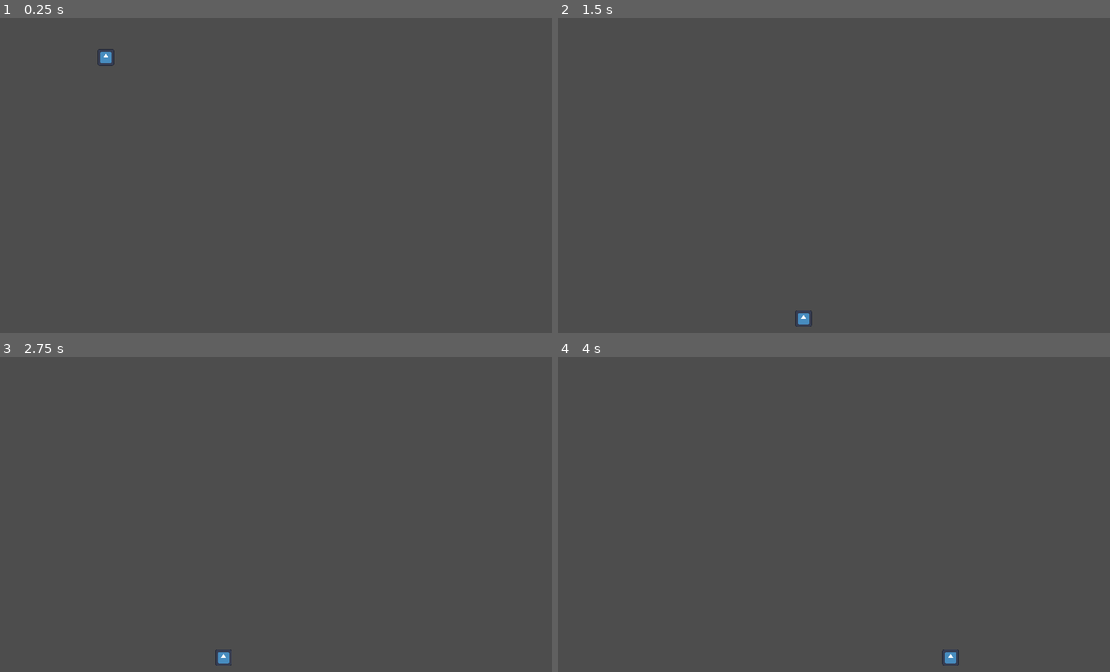
Above: before the commit, frames 1-4 (two rows, left to right).
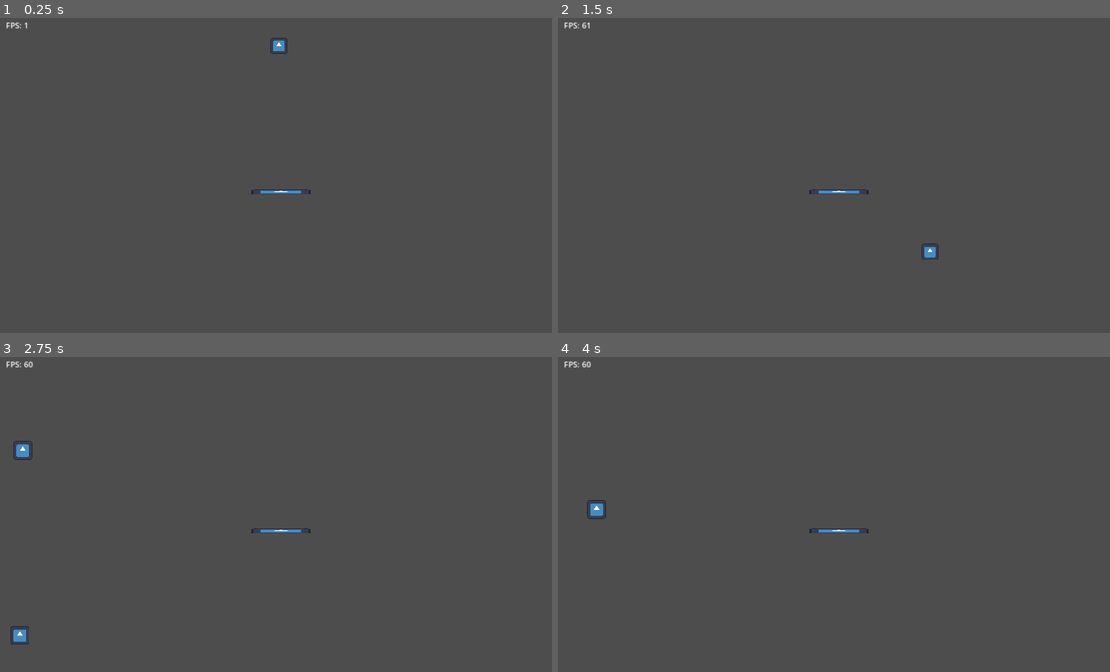
Above: after the commit, the same moments.

Repository: pengpa0012/2d-platform-shooter-jump
Game: Godot game, scene res://scene/main.tscn
Two runs of this game, one before a commit and one after it. Both use one fixed random seed, a clock stepped at 60 frames per second and the inputs below. The engine's default icon, where the game draws it, is replaced by a stand-in: a white triangle on a blue panel in a dark square.
Inputs:
- Up to frame 1 (0.25 s): no input
- Up to frame 2 (1.5 s): tap Enter (ui_accept) at 0.5, 0.77 s; hold Right (ui_right) from 0.53 s (still down)
- Up to frame 3 (2.75 s): tap Enter (ui_accept) at 1.52 s; release Right (ui_right) at 2.03 s; hold Left (ui_left) from 2.03 s (still down)
- Up to frame 4 (4 s): release Left (ui_left) at 2.78 s; hold Right (ui_right) from 2.78 s (still down); tap Enter (ui_accept) at 3.02, 3.77 s

The runs differ from the first frame. In frame 1, 0.3% of the frame differs, in the area x 1-57%, y 1-56%; in frame 2, 0.3%; in frame 3, 0.5%, in the area x 1-57%, y 1-98%; in frame 4, 0.4%.

Commit message:
added initial player, enemy, platform

Diff:
--- /dev/null
+++ b/floor.gd
@@ -0,0 +1,10 @@
+extends StaticBody2D
+
+@onready var player = get_node("/root/main/player")
+
+func _physics_process(delta):
+	# maybe change this in the future
+	if player.global_position.y > global_position.y:
+		$CollisionShape2D.disabled = true
+	else:
+		$CollisionShape2D.disabled = false
--- /dev/null
+++ b/scene/enemy.gd
@@ -0,0 +1,7 @@
+extends CharacterBody2D
+@onready var player = get_node("/root/main/player")
+
+func _physics_process(delta):
+	if is_instance_valid(player):
+		velocity = position.direction_to(player.position) * 100
+		move_and_slide()
--- /dev/null
+++ b/scene/enemy.tscn
@@ -0,0 +1,26 @@
+[gd_scene load_steps=5 format=3 uid="uid://cmj05n7htg18w"]
+
+[ext_resource type="Texture2D" uid="uid://8atr7krsfqs1" path="res://icon.svg" id="1_48ndm"]
+[ext_resource type="Script" path="res://scene/enemy.gd" id="1_vngtd"]
+
+[sub_resource type="RectangleShape2D" id="RectangleShape2D_wqrs8"]
+size = Vector2(38, 38)
+
+[sub_resource type="RectangleShape2D" id="RectangleShape2D_51qnr"]
+size = Vector2(40, 40)
+
+[node name="enemy" type="CharacterBody2D"]
+script = ExtResource("1_vngtd")
+
+[node name="Icon" type="Sprite2D" parent="."]
+scale = Vector2(0.296875, 0.296875)
+texture = ExtResource("1_48ndm")
+
+[node name="CollisionShape2D" type="CollisionShape2D" parent="."]
+shape = SubResource("RectangleShape2D_wqrs8")
+
+[node name="hurtbox" type="Area2D" parent="."]
+
+[node name="CollisionShape2D" type="CollisionShape2D" parent="hurtbox"]
+shape = SubResource("RectangleShape2D_51qnr")
+debug_color = Color(0.995079, 0, 0.211465, 0.42)
--- /dev/null
+++ b/scene/floor.tscn
@@ -0,0 +1,18 @@
+[gd_scene load_steps=4 format=3 uid="uid://dccifw1oxw4i6"]
+
+[ext_resource type="Texture2D" uid="uid://8atr7krsfqs1" path="res://icon.svg" id="1_hsnn5"]
+[ext_resource type="Script" path="res://floor.gd" id="1_qqqgw"]
+
+[sub_resource type="RectangleShape2D" id="RectangleShape2D_y81dv"]
+size = Vector2(120.5, 10)
+
+[node name="floor" type="StaticBody2D"]
+script = ExtResource("1_qqqgw")
+
+[node name="Icon" type="Sprite2D" parent="."]
+position = Vector2(1.90735e-06, -0.1875)
+scale = Vector2(0.9375, 0.0810547)
+texture = ExtResource("1_hsnn5")
+
+[node name="CollisionShape2D" type="CollisionShape2D" parent="."]
+shape = SubResource("RectangleShape2D_y81dv")
--- a/scene/main.tscn
+++ b/scene/main.tscn
@@ -1,17 +1,39 @@
-[gd_scene load_steps=3 format=3 uid="uid://bgvcjve7h81oa"]
+[gd_scene load_steps=5 format=3 uid="uid://bgvcjve7h81oa"]
 
 [ext_resource type="PackedScene" uid="uid://cbmqov5rcbo5s" path="res://scene/player.tscn" id="1_fxwdp"]
-
-[sub_resource type="RectangleShape2D" id="RectangleShape2D_4dwtp"]
-size = Vector2(1753.5, 22)
+[ext_resource type="Script" path="res://script/main.gd" id="1_udshm"]
+[ext_resource type="PackedScene" uid="uid://dccifw1oxw4i6" path="res://scene/floor.tscn" id="2_cpby6"]
+[ext_resource type="PackedScene" uid="uid://cmj05n7htg18w" path="res://scene/enemy.tscn" id="4_qfjd5"]
 
 [node name="main" type="Node2D"]
-
-[node name="StaticBody2D" type="StaticBody2D" parent="."]
-
-[node name="CollisionShape2D" type="CollisionShape2D" parent="StaticBody2D"]
-position = Vector2(585, 646)
-shape = SubResource("RectangleShape2D_4dwtp")
+script = ExtResource("1_udshm")
 
 [node name="player" parent="." instance=ExtResource("1_fxwdp")]
-position = Vector2(216, 52)
+position = Vector2(569, 45)
+
+[node name="fps" type="Label" parent="."]
+offset_left = 12.0
+offset_top = 8.0
+offset_right = 52.0
+offset_bottom = 31.0
+metadata/_edit_use_anchors_ = true
+
+[node name="floor" parent="." instance=ExtResource("2_cpby6")]
+position = Vector2(573, 360)
+
+[node name="enemies" type="Node2D" parent="."]
+
+[node name="enemy" parent="enemies" instance=ExtResource("4_qfjd5")]
+position = Vector2(1433, 10)
+
+[node name="enemy3" parent="enemies" instance=ExtResource("4_qfjd5")]
+position = Vector2(-180, 71)
+
+[node name="enemy4" parent="enemies" instance=ExtResource("4_qfjd5")]
+position = Vector2(-200, 559)
+
+[node name="enemy5" parent="enemies" instance=ExtResource("4_qfjd5")]
+position = Vector2(192, 773)
+
+[node name="enemy2" parent="enemies" instance=ExtResource("4_qfjd5")]
+position = Vector2(1411, 794)
--- a/scene/player.tscn
+++ b/scene/player.tscn
@@ -10,8 +10,10 @@
 script = ExtResource("1_heklc")
 
 [node name="Icon" type="Sprite2D" parent="."]
-scale = Vector2(0.265625, 0.265625)
+position = Vector2(0, -16.5)
+scale = Vector2(0.265625, 0.257813)
 texture = ExtResource("1_ma6y4")
 
 [node name="CollisionShape2D" type="CollisionShape2D" parent="."]
+position = Vector2(0, -16.5)
 shape = SubResource("RectangleShape2D_tt2c4")
--- /dev/null
+++ b/script/main.gd
@@ -0,0 +1,4 @@
+extends Node2D
+
+func _process(delta: float) -> void:
+	$fps.set_text("FPS: %d" % Engine.get_frames_per_second())
--- a/script/player.gd
+++ b/script/player.gd
@@ -1,7 +1,7 @@
 extends CharacterBody2D
 
 
-const SPEED = 300.0
+const SPEED = 200.0
 const JUMP_VELOCITY = -400.0
 
 # Get the gravity from the project settings to be synced with RigidBody nodes.
